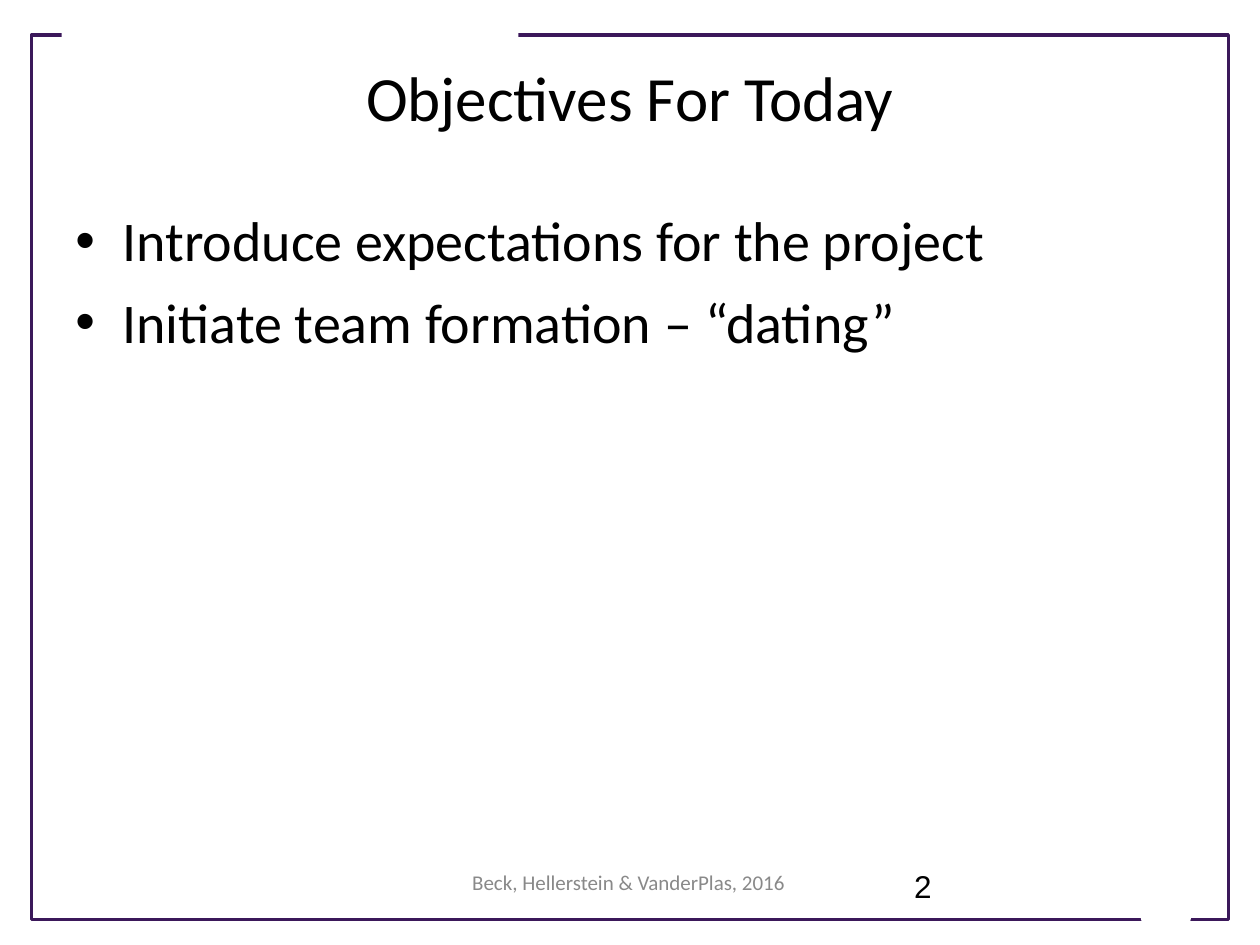
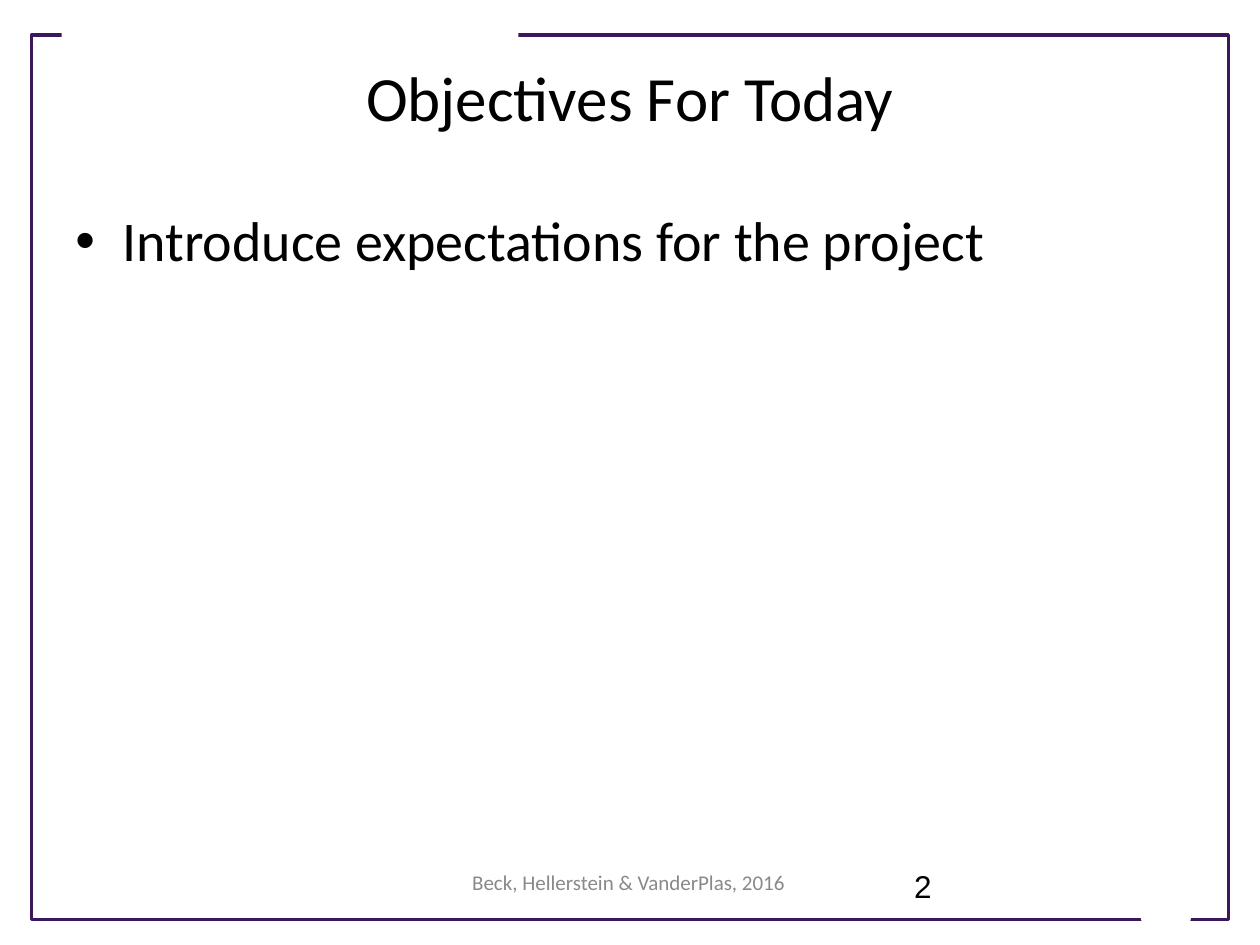
Before and after one commit to UWSEDS/LectureNotes-Autumn2017, a slide deck: slide 2 of 09-Project-overview.pptx. Drawn at 1260x945 pixels with LibreOffice and Linux fonts; fonts in the diff are those of the drawing; background and template pictures are left out. Boxes give left, top, right and bottom in pixels: in the first picture for what was removed or moved away, otherwise in the second. Text is boxed around its words. In the diff, an @@ line names an element or a change of style, - is before the commit and + after.

Commit message:
removed 'dating' aspect of project slides

```diff
--- a/09-Project-overview.pptx
+++ b/09-Project-overview.pptx
@@ text at (122,302,894,353): paragraph removed @@
-• Initiate team formation – “dating”
```
Also in this commit, not shown: 2 other slides changed.
